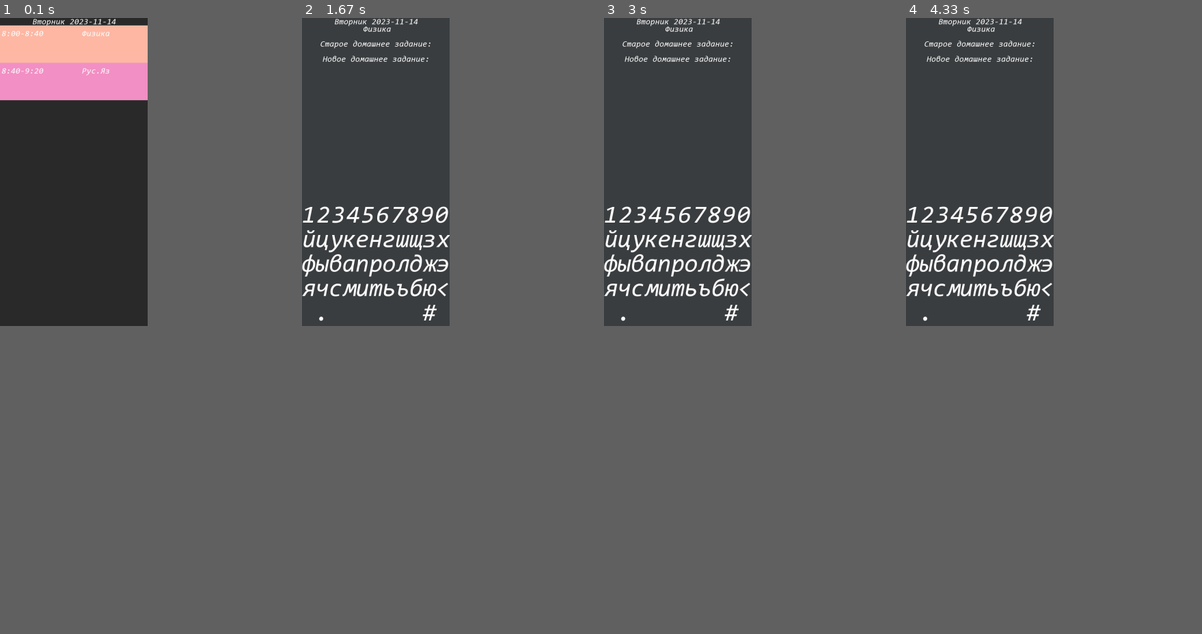
Above: before the commit, frames 1-4 (left to right).
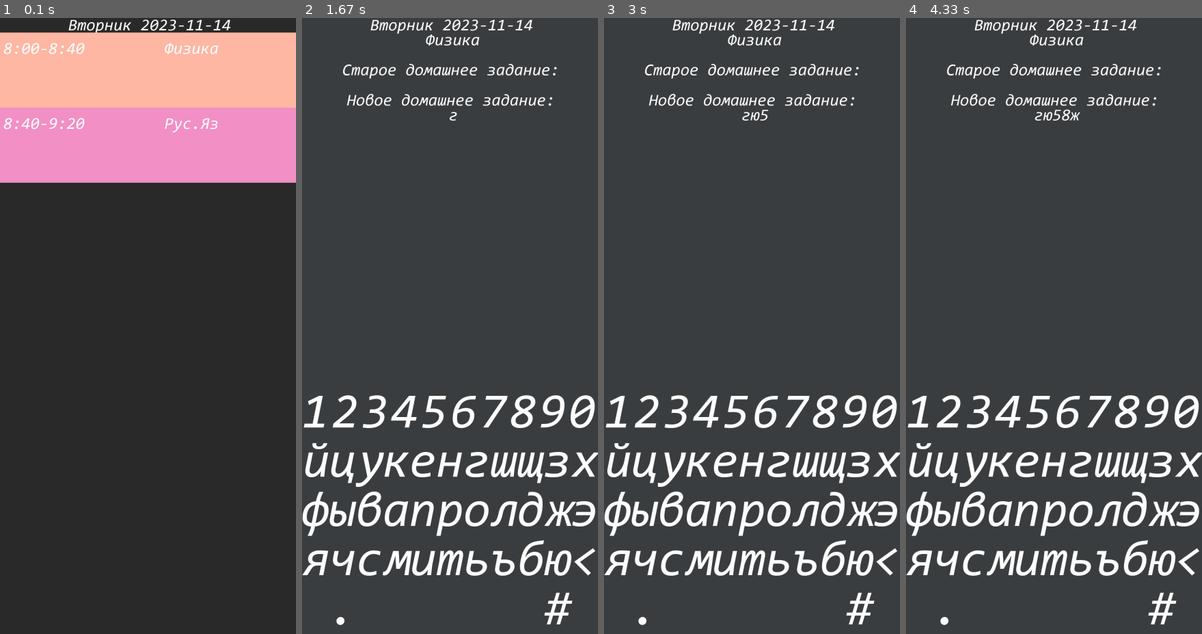
Above: after the commit, the same moments.

Repository: MR-Geri/diary
Game: pygame game, started from main.py
Same seed, same stepped clock (60 frames per second), same inputs: the game is played once before the commit and once after it.
Inputs (mouse positions are in pixels of both pictures, inside the frame that each line leads up to):
- Up to frame 1 (0.1 s): no input
- Up to frame 2 (1.67 s): click "Физика" at 0.38 s; click (479, 461) at 0.85 s; move the mouse to (559, 541) at 1.17 s; click (559, 541) at 1.45 s
- Up to frame 3 (3 s): move the mouse to (752, 399) at 2.43 s; click (752, 399) at 2.7 s
- Up to frame 4 (4.33 s): move the mouse to (1130, 424) at 3.13 s; click (1130, 424) at 3.38 s; move the mouse to (1157, 486) at 3.65 s; click (1157, 486) at 3.98 s
In our replay, the window is 216x450 before the commit and 433x900 after it. These sizes can differ from the game's own. Grey fills any space a smaller window leaves; there, only what the larger window draws over its background counts as a difference.

The runs differ from the first frame. In frame 1, 23% of the frame differs, in the area x 0-100%, y 0-27%; in frame 2, 12%; in frame 3, 12%; in frame 4, 12%.

Commit message:
Установка расписания через schedule.txt

Diff:
--- a/main.py
+++ b/main.py
@@ -3,6 +3,10 @@
 import pygame
 import json
 import datetime
+
+width = 1080
+height = 2240
+set_lesson_flag = False
 
 
 def text_print(message, x, y, font_color=(255, 255, 255), font_size=30, font_type='data/shrift.otf'):
@@ -220,7 +224,7 @@
                     print('Задать можно не более 8 уроков в день')
                     quit()
                 for lesson in lessons:
-                    lesson = lesson.split()
+                    lesson = lesson.split('-')
                     if len(lessons) > 3:
                         print('Ошибка в записи урока => (Название начало конец)')
                         quit()
@@ -256,9 +260,6 @@
 
 if __name__ == '__main__':
     # Инициализация
-    width = 1080 // 2
-    height = 2240 // 2
-    set_lesson_flag = False
     pygame.init()
     display = pygame.display.set_mode((width, height))
 
Not shown, changed: README.md
Not shown, changed: data/schedule.text
